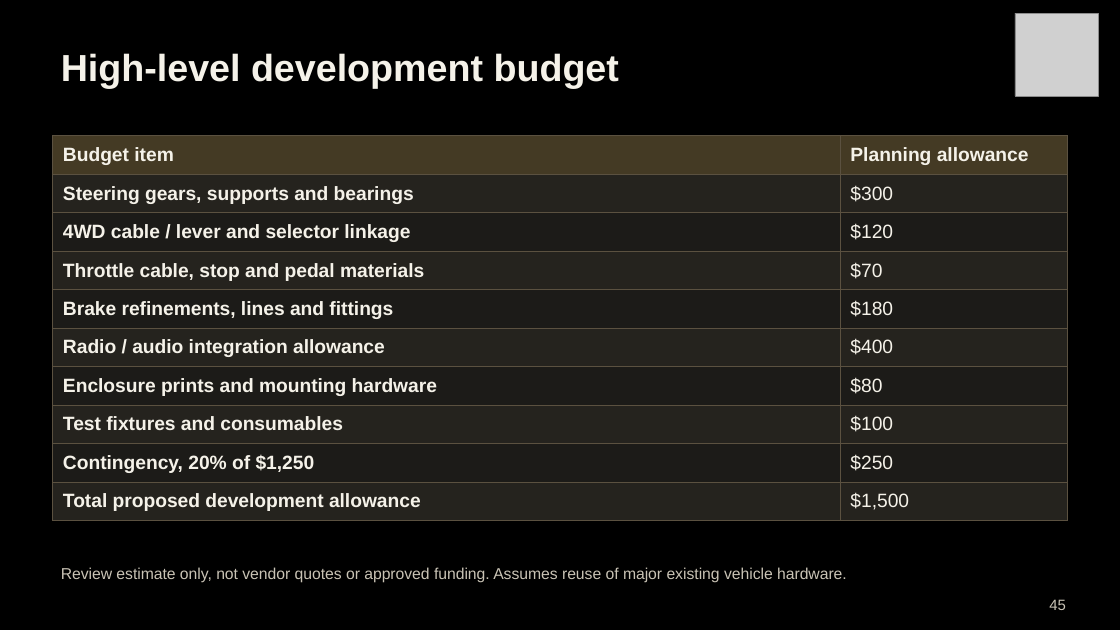
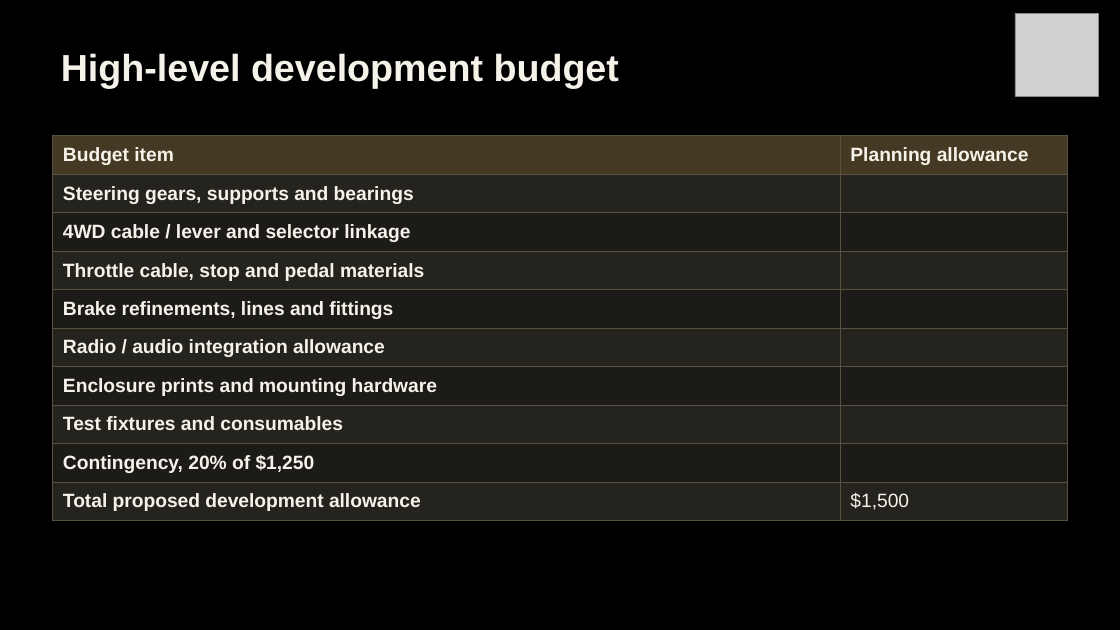
Before and after one commit to Polowater123/Aggie-Baja-Controls-The-A.B.C.-, a slide deck: slide 35 of PDR Draft.pptx (slide 45 before the commit). Drawn at 1120x630 pixels with LibreOffice and Linux fonts; fonts in the diff are those of the drawing; grey boxes stand for pictures. Boxes give left, top, right and bottom in pixels: in the first picture for what was removed or moved away, otherwise in the second. Text is boxed around its words. In the diff, an @@ line names an element or a change of style, - is before the commit and + after.

```diff
--- a/PDR Draft.pptx
+++ b/PDR Draft.pptx
@@ table at (52,135,1068,520) @@
-row 2, column 2: $300
+row 2, column 2: 
-row 3, column 2: $120
+row 3, column 2: 
-row 4, column 2: $70
+row 4, column 2: 
-row 5, column 2: $180
+row 5, column 2: 
-row 6, column 2: $400
+row 6, column 2: 
-row 7, column 2: $80
+row 7, column 2: 
-row 8, column 2: $100
+row 8, column 2: 
-row 9, column 2: $250
+row 9, column 2: 
@@ text removed at (61,567,847,583) @@
-Review estimate only, not vendor quotes or approved funding. Assumes reuse of major existing vehicle hardware.
@@ text removed at (1049,599,1066,610) @@
-45
```
Also in this commit, not shown: 37 other slides changed, 2 slides added, 15 slides removed, 1 other file.
